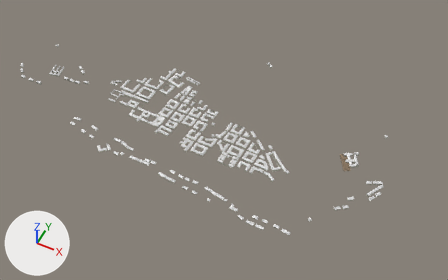
What one commit did to the FBX model SalvadorDeBahia2Drive/Assets/Models/House/SingleAllHouses.fbx.
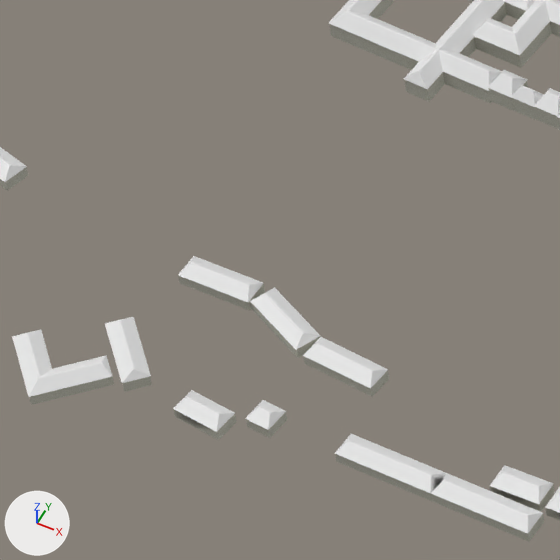
The first picture shows the older version from a 50 mm lens placed at (722.0, -1508.0, 1865.0), pointed at (-31.0, -2.0, -17.0). The close-ups show the older and then the newer version on the part from 21% to 34% of the width and 40% to 60% of the height of that picture. Only the edits that show in the close-ups are written down. Arrows for +X, +Y and +Z are at lower left; the lights stay in place. Where no turn or scale is listed for an object, it has been applied to the vertices. Vertices at exactly the same position are counted once.

The scene before the commit, as lines of its bpy script (objects in view):
```python
me_cube_085 = bpy.data.meshes.new('Cube.085')
me_cube_085.from_pydata(...)  # 32387 vertices, 30437 faces; spans x -417.0..450.0, y -219.0..174.0, z -9.0..25.0
# faces by material slot: [28611, 1826]
me_cube_085.materials.append(mat_red_roof_tfrneges_001)  # white #e7e7e7
me_cube_085.materials.append(mat_wallmud_003)
me_cube_116 = bpy.data.meshes.new('Cube.116')
me_cube_116.from_pydata(...)  # 1460 vertices, 1168 faces; spans x -190.0..814.0, y -43.0..102.0, z -18.0..16.0
# faces by material slot: [910, 258]
me_cube_116.materials.append(mat_red_roof_tfrneges_001)  # white #e7e7e7
me_cube_116.materials.append(mat_wallmud_003)
ob_singlecity = bpy.data.objects.new('SingleCity', me_cube_085)
ob_singlecity.location = (-157.7, 28.8, 65.9)
ob_singleorilla = bpy.data.objects.new('SingleOrilla', me_cube_116)
ob_singleorilla.location = (-427.9, -297.4, 15.7)
```
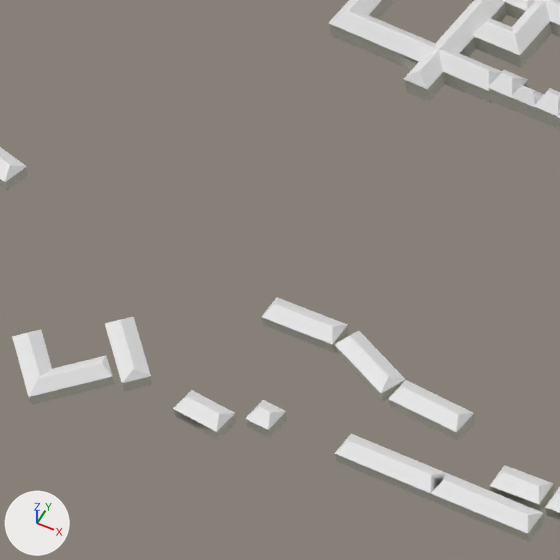
Where the newer file only moved an object's origin or applied its transform, the numbers keep the older frame.

Boxes [x1, y1, x2, y2] around the edits, measured in the close-ups (560 x 560 px; the box of a moved part takes in the faces that stretch with it):
part 1 of me_cube_116, moved or reshaped: before [178, 256, 265, 310]; after [261, 297, 349, 353]
part 2 of me_cube_116, moved or reshaped: before [250, 287, 320, 358]; after [334, 330, 405, 402]
part 3 of me_cube_116, moved or reshaped: before [303, 337, 389, 397]; after [388, 380, 475, 440]

What the commit changed:
me_cube_116 has 1460 vertices, 1168 faces and spans x -190.0..814.0, y -43.0..102.0, z -18.0..16.0.
me_cube_116 is used by ob_singleorilla; location (-427.9, -297.4, 15.7).
me_cube_116 part 1: the loose piece of 44 vertices spanning x 20.0..53.0, y 67.0..79.0, z 5.0..13.0 is moved by (41.0, -4.0, 0.0).
me_cube_116 part 2: the loose piece of 44 vertices spanning x 53.0..88.0, y 55.0..79.0, z 5.0..13.0 is moved by (41.0, -4.0, -1.0).
me_cube_116 part 3: the loose piece of 44 vertices spanning x 87.0..121.0, y 51.0..65.0, z 4.0..12.0 is moved by (41.0, -4.0, 0.0).
